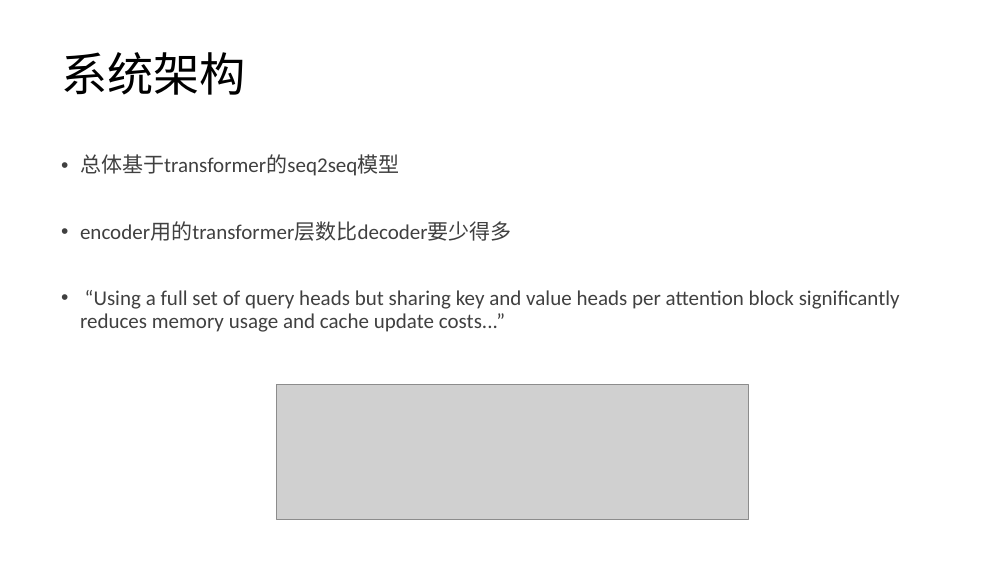
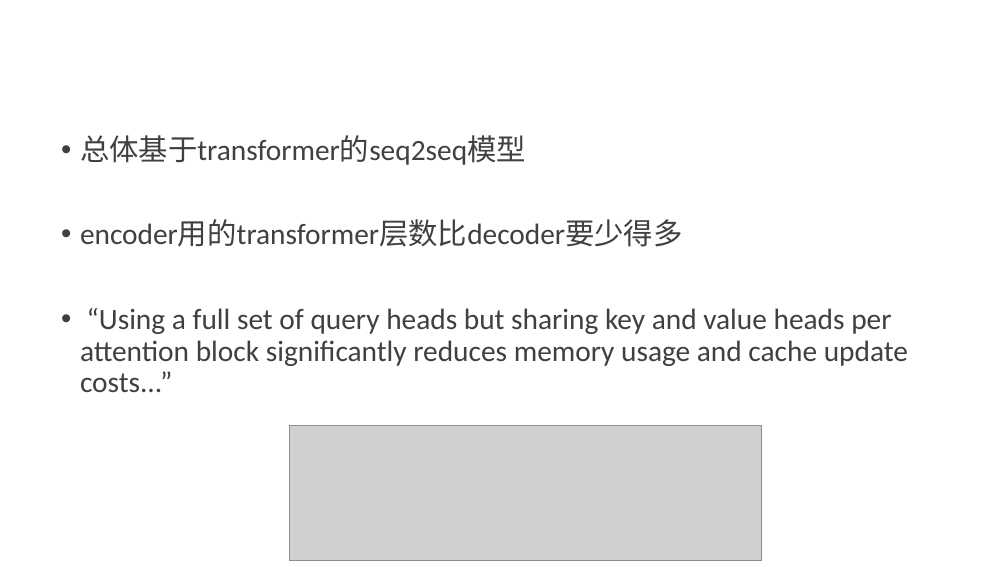
Before and after one commit to kevinva/paperReport, a slide deck: slide 4 of presentation/hezhi_AlphaCode.pptx. Drawn at 1008x567 pixels with LibreOffice and Linux fonts; fonts in the diff are those of the drawing; grey boxes stand for pictures. Boxes give left, top, right and bottom in pixels: in the first picture for what was removed or moved away, otherwise in the second. Text is boxed around its words. In the diff, an @@ line names an element or a change of style, - is before the commit and + after.

```diff
--- a/presentation/hezhi_AlphaCode.pptx
+++ b/presentation/hezhi_AlphaCode.pptx
@@ title removed at box(61, 52, 246, 95) @@
-系统架构
@@ text "总体基于transformer的seq2seq模型": place and size @@
-text "总体基于transformer的seq2seq模型" at box(80, 154, 900, 332)
+text "总体基于transformer的seq2seq模型" at box(80, 135, 908, 392)
@@ text "总体基于transformer的seq2seq模型" at box(80, 135, 908, 392): size 20 to 28 pt @@
@@ picture: place and size @@
-picture at box(276, 384, 748, 520)
+picture at box(290, 425, 761, 560)
```
Also in this commit, not shown: 8 slides added, 2 other files.
